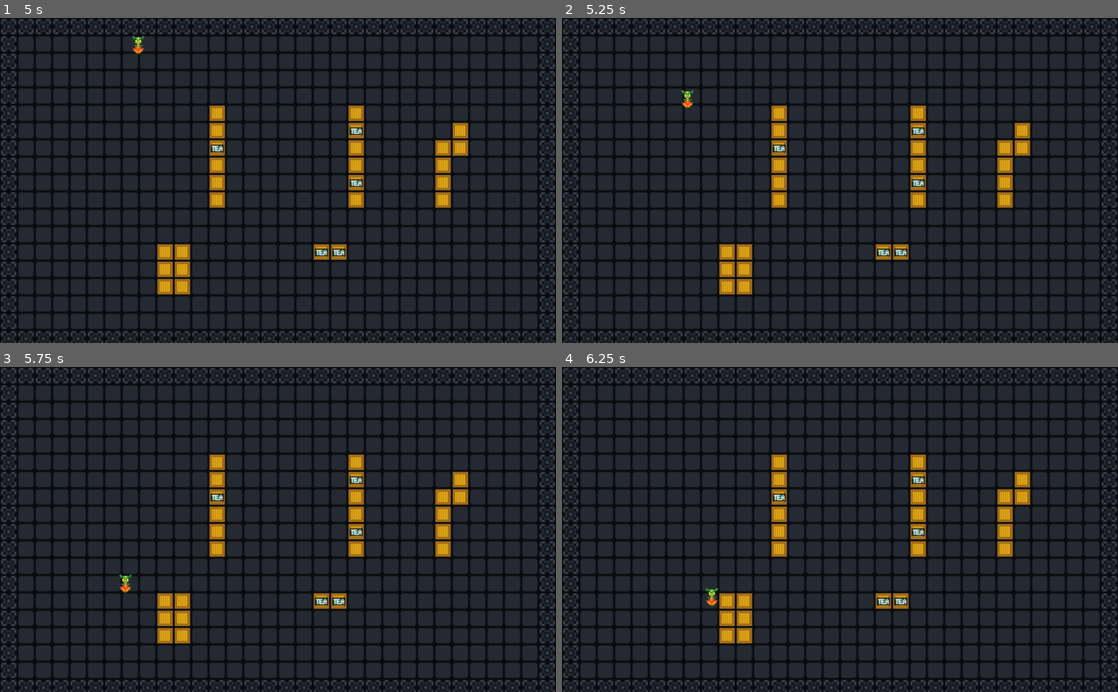
Above: before the commit, frames 1-4 (two rows, left to right).
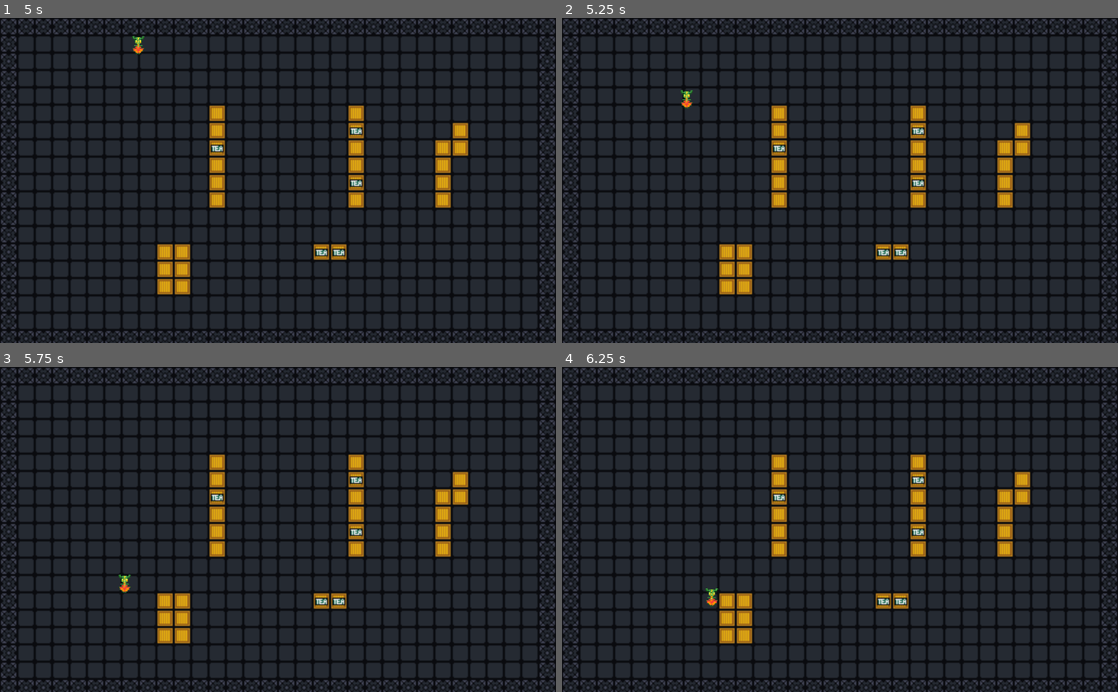
Above: after the commit, the same moments.

Repository: C24D/TheTeaDungeon
Game: Godot game, scene res://Node2D.tscn
The game is run twice, just before and just after one commit, with the same random seed, the same clock (stepped at 60 frames per second) and the same inputs.
Inputs:
- Up to frame 1 (5 s): tap Enter at 0.5, 2 s; hold D (right) 0.53-1.28 s; tap Space at 1.25, 2.75 s; hold S (down) 1.28-2.03 s; hold D (right) 2.03-2.78 s; hold W (up) 2.78-3.53 s; hold A (left) from 3.53 s (still down)
- Up to frame 2 (5.25 s): release A (left) at 5.03 s; hold S (down) from 5.03 s (still down)
- Up to frame 3 (5.75 s): keep holding S (down)
- Up to frame 4 (6.25 s): release S (down) at 5.78 s; hold D (right) from 5.78 s (still down)

Frame 1 is identical in both runs. In frame 2, less than 0.1% of the frame differs, in the area x 21-24%, y 22-28%; in frame 3, less than 0.1%, in the area x 21-24%, y 63-70%; in frame 4, nothing differs.

Commit message:
removed unescesarry stuff in the background, so only tiles

Diff:
--- a/Godot Test Project/Node2D.tscn
+++ b/Godot Test Project/Node2D.tscn
@@ -1,23 +1,10 @@
-[gd_scene load_steps=16 format=2]
+[gd_scene load_steps=9 format=2]
 
 [ext_resource path="res://movementMaybe.gd" type="Script" id=1]
 [ext_resource path="res://1 Века Veka.png" type="Texture" id=2]
-[ext_resource path="res://lava.png" type="Texture" id=3]
-[ext_resource path="res://background.png" type="Texture" id=4]
 [ext_resource path="res://BasicTiles1.png" type="Texture" id=5]
 
 [sub_resource type="RectangleShape2D" id=1]
-
-[sub_resource type="RectangleShape2D" id=2]
-
-[sub_resource type="RectangleShape2D" id=3]
-
-[sub_resource type="RectangleShape2D" id=4]
-
-[sub_resource type="RectangleShape2D" id=5]
-
-[sub_resource type="RectangleShape2D" id=6]
-extents = Vector2( 11.8017, 10 )
 
 [sub_resource type="ConvexPolygonShape2D" id=9]
 points = PoolVector2Array( 0, 0, 16, 0, 16, 16, 0, 16 )
@@ -281,60 +268,6 @@
 scale = Vector2( 60, 90 )
 shape = SubResource( 1 )
 
-[node name="StaticBody2D" type="StaticBody2D" parent="."]
-
-[node name="CollisionShape2D" type="CollisionShape2D" parent="StaticBody2D"]
-scale = Vector2( 1, 700 )
-shape = SubResource( 2 )
-
-[node name="StaticBody2D2" type="StaticBody2D" parent="."]
-position = Vector2( 1030, 2.93634 )
-scale = Vector2( 1, 500 )
-
-[node name="CollisionShape2D" type="CollisionShape2D" parent="StaticBody2D2"]
-shape = SubResource( 3 )
-
-[node name="StaticBody2D3" type="StaticBody2D" parent="."]
-scale = Vector2( 1100, 1 )
-
-[node name="CollisionShape2D" type="CollisionShape2D" parent="StaticBody2D3"]
-position = Vector2( 0.0026694, 2.93633 )
-shape = SubResource( 4 )
-
-[node name="StaticBody2D4" type="StaticBody2D" parent="."]
-position = Vector2( 0, 600 )
-scale = Vector2( 1100, 1 )
-
-[node name="CollisionShape2D" type="CollisionShape2D" parent="StaticBody2D4"]
-shape = SubResource( 5 )
-
-[node name="Sprite" type="Sprite" parent="."]
-position = Vector2( 506.195, 302.182 )
-scale = Vector2( 1.58374, 1.10033 )
-texture = ExtResource( 4 )
-
-[node name="StaticBody2D5" type="StaticBody2D" parent="."]
-position = Vector2( 185, 520 )
-scale = Vector2( 0.1, 0.3 )
-
-[node name="CollisionShape2D" type="CollisionShape2D" parent="StaticBody2D5"]
-scale = Vector2( 29, 29 )
-shape = SubResource( 6 )
-
-[node name="Sprite" type="Sprite" parent="StaticBody2D5"]
-texture = ExtResource( 3 )
-
-[node name="StaticBody2D6" type="StaticBody2D" parent="."]
-position = Vector2( 185, 85 )
-scale = Vector2( 0.1, 0.3 )
-
-[node name="CollisionShape2D" type="CollisionShape2D" parent="StaticBody2D6"]
-scale = Vector2( 29, 29 )
-shape = SubResource( 6 )
-
-[node name="Sprite" type="Sprite" parent="StaticBody2D6"]
-texture = ExtResource( 3 )
-
 [node name="TileMap" type="TileMap" parent="."]
 scale = Vector2( 2, 2 )
 tile_set = SubResource( 7 )
